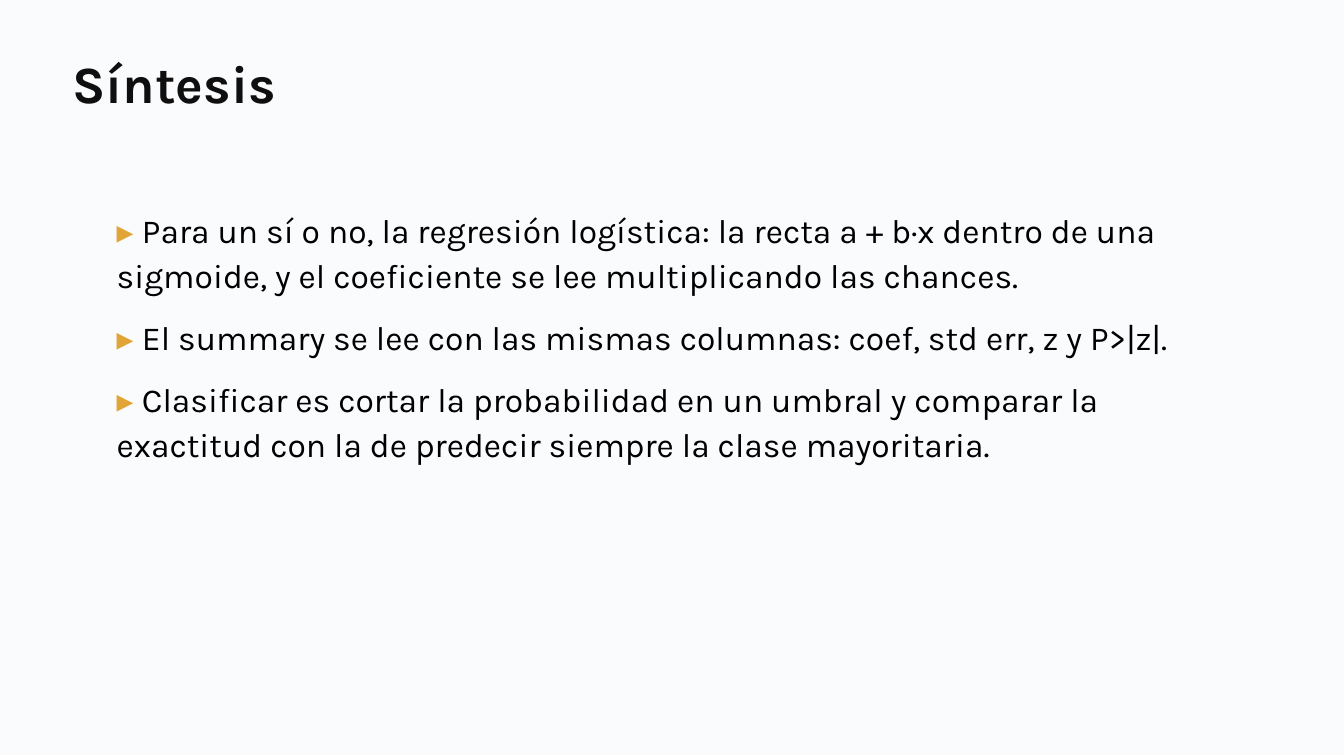
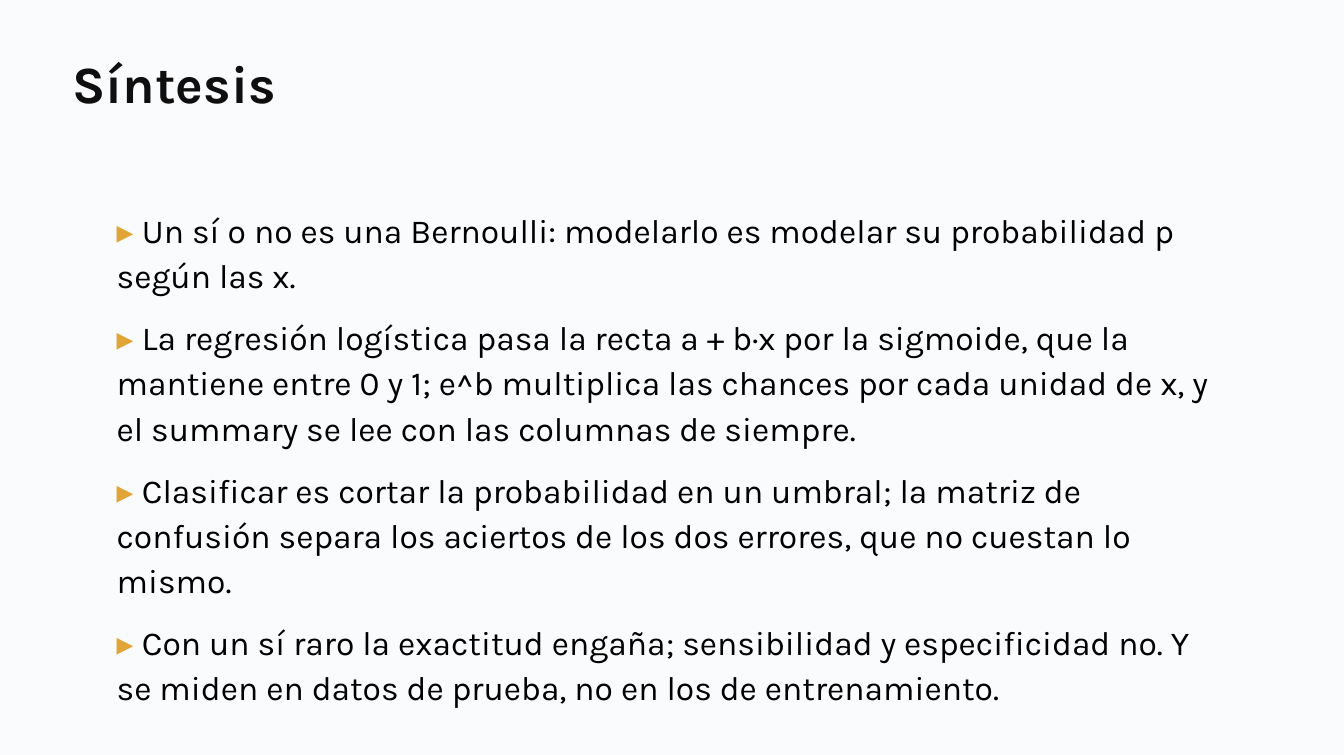
Before and after one commit to daniopitz/diplomado-cdd, a slide deck: slide 35 of presentaciones/clase06_regresion_logistica.pptx (slide 10 before the commit). Drawn at 1344x755 pixels with LibreOffice and Linux fonts; fonts in the diff are those of the drawing. Boxes give left, top, right and bottom in pixels: in the first picture for what was removed or moved away, otherwise in the second. Text is boxed around its words. In the diff, an @@ line names an element or a change of style, - is before the commit and + after.

```diff
--- a/presentaciones/clase06_regresion_logistica.pptx
+++ b/presentaciones/clase06_regresion_logistica.pptx
@@ text at (117, 217, 1208, 701): text changed @@
-▸ Para un sí o no, la regresión logística: la recta a + b·x dentro de una sigmoide, y el coeficiente se lee multiplicando las chances.
-▸ El summary se lee con las mismas columnas: coef, std err, z y P>|z|.
-▸ Clasificar es cortar la probabilidad en un umbral y comparar la exactitud con la de predecir siempre la clase mayoritaria.
+▸ Un sí o no es una Bernoulli: modelarlo es modelar su probabilidad p según las x.
+▸ La regresión logística pasa la recta a + b·x por la sigmoide, que la mantiene entre 0 y 1; e^b multiplica las chances por cada unidad de x, y el summary se lee con las columnas de siempre.
+▸ Clasificar es cortar la probabilidad en un umbral; la matriz de confusión separa los aciertos de los dos errores, que no cuestan lo mismo.
+▸ Con un sí raro la exactitud engaña; sensibilidad y especificidad no. Y se miden en datos de prueba, no en los de entrenamiento.
```
Also in this commit, not shown: 5 other slides changed, 32 slides added, 5 slides removed, 7 other files.
